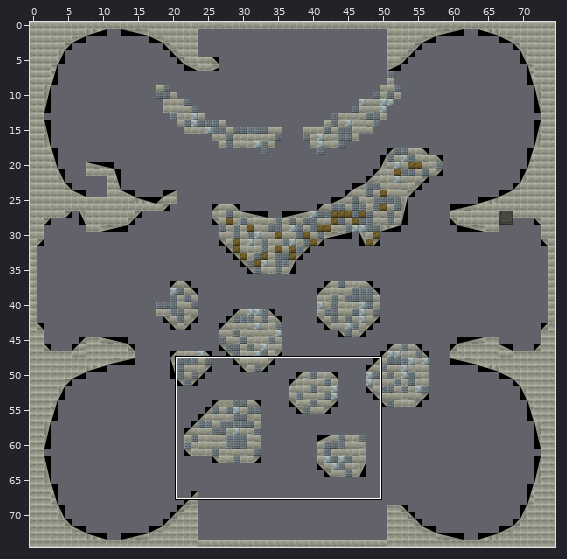
Tiled map -- GravityClient/level_test1.tmx. The first picture is a wide view before the edit; the outline marks the close-up.
Close-up. As it was:
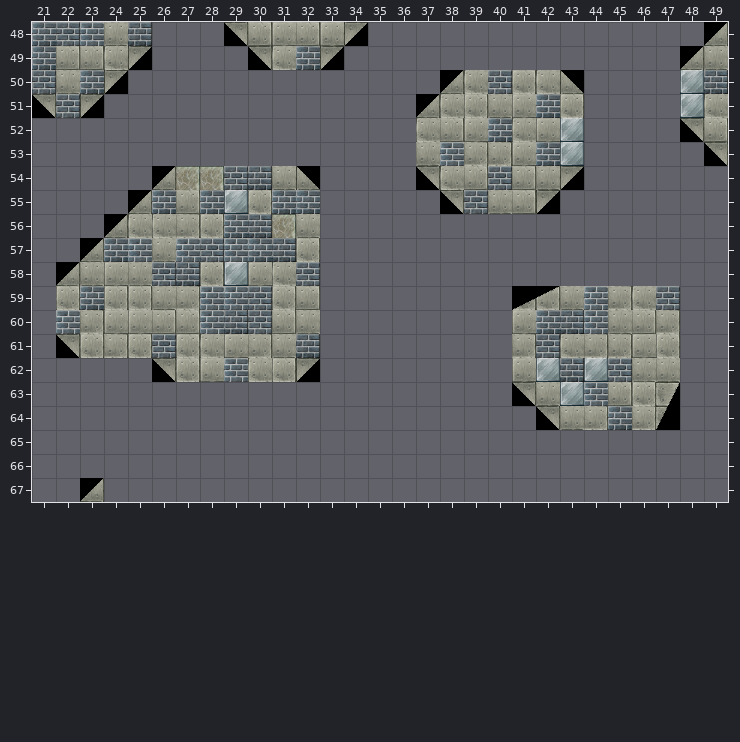
Cells are 32x32 px. Shown: x 21..49, y 48..67. The commit also changed other parts of the map, which this record leaves out.
Once edited:
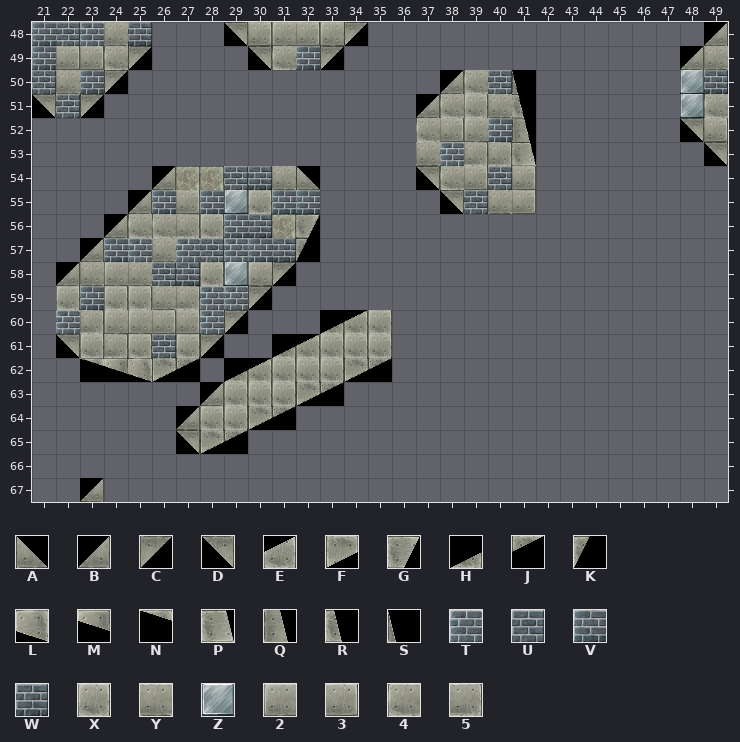
Key: from "tilesetFore": A 0, B 0 flipped left-right, C 0 flipped up-down, D 0 turned 180, E 16 flipped left-right, F 16 flipped up-down, G 16 turned 90, H 17 flipped left-right, J 17 flipped up-down, K 17 turned 90, L 32 turned 180, M 33 turned 180, N 34 turned 180, P 48 flipped on the other diagonal, Q 49 flipped on the other diagonal, R 50 flipped on the other diagonal, S 51 flipped on the other diagonal, T 58, U 59, V 74, W 75, X 92, Y 93, Z 94, 2 108, 3 109, 4 124, 5 125.
_ is an empty cell.
Diff:
{"where": "layer \"ForegroundLayer\""}
{"y":50,"x":41,"old":"X4A","new":"S__"}
{"y":51,"x":41,"old":"2VX","new":"R__"}
{"y":52,"x":41,"old":"42Z","new":"Q__"}
{"y":53,"x":41,"old":"2VZ","new":"P__"}
{"y":54,"x":42,"old":"YC","new":"__"}
{"y":55,"x":42,"old":"C","new":"_"}
{"y":56,"x":32,"old":"Y","new":"G"}
{"y":57,"x":32,"old":"X","new":"K"}
{"y":58,"x":31,"old":"4U","new":"C_"}
{"y":59,"x":30,"old":"UX3","new":"C__"}
{"y":59,"x":41,"old":"HEYT54U","new":"_______"}
{"y":60,"x":29,"old":"WU3Y___","new":"C___HEX"}
{"y":60,"x":41,"old":"2VWTY35","new":"_______"}
{"y":61,"x":28,"old":"425YW___","new":"C__HEXXX"}
{"y":61,"x":41,"old":"5U4552X","new":"_______"}
{"y":62,"x":23,"old":"___DX2T4","new":"NMLFJ_HE"}
{"y":62,"x":32,"old":"C___","new":"XXFJ"}
{"y":62,"x":41,"old":"2ZWZUYY","new":"_______"}
{"y":63,"x":28,"old":"______","new":"BXXXFJ"}
{"y":63,"x":41,"old":"DYZT3XG","new":"_______"}
{"y":64,"x":27,"old":"_____","new":"BXXFJ"}
{"y":64,"x":42,"old":"DY5V5K","new":"______"}
{"y":65,"x":27,"old":"___","new":"DFJ"}
{"label":"changed","picture_box":[512,70,584,214]}
{"label":"changed","picture_box":[80,214,392,454]}
{"label":"removed","picture_box":[512,286,680,430]}
